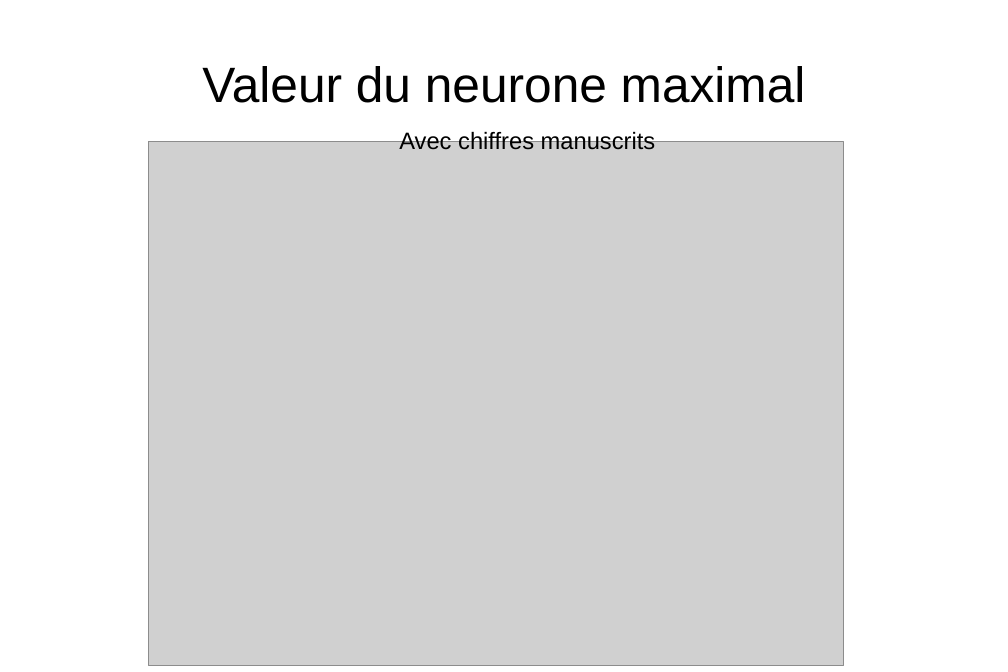
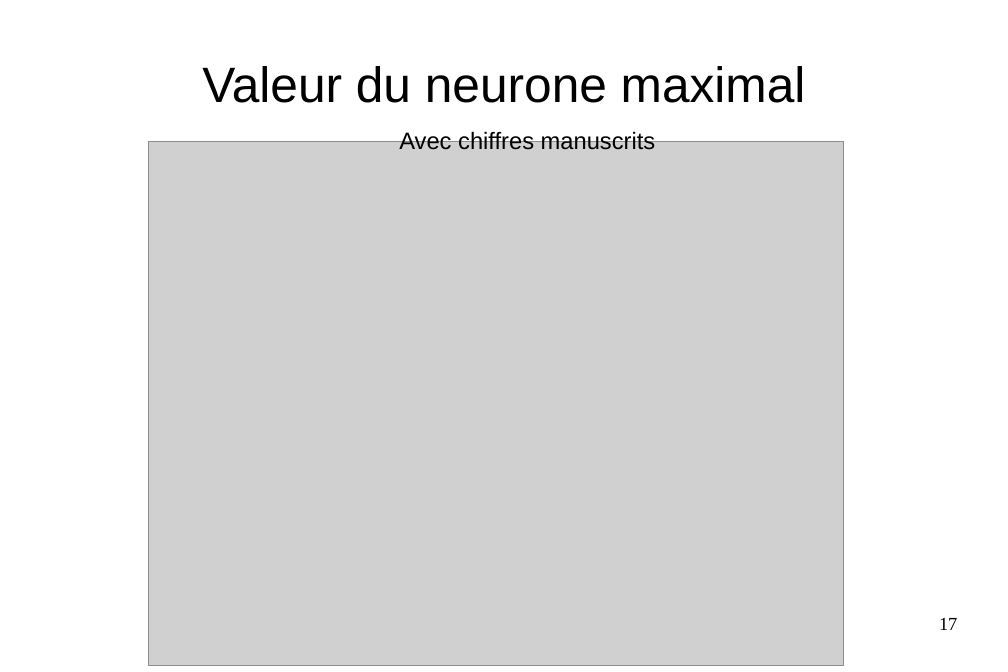
Before and after one commit to matthieu637/anne, a slide deck: slide 17 of exp/pre-presentation/pre-presentation.odp. Drawn at 1008x672 pixels with LibreOffice and Linux fonts; fonts in the diff are those of the drawing; grey boxes stand for pictures. Boxes give left, top, right and bottom in pixels: in the first picture for what was removed or moved away, otherwise in the second. Text is boxed around its words. In the diff, an @@ line names an element or a change of style, - is before the commit and + after.

```diff
--- a/exp/pre-presentation/pre-presentation.odp
+++ b/exp/pre-presentation/pre-presentation.odp
@@ page number added at <box>939,618,957,630</box>, 14 pt, text #000000 @@
+17
```
Also in this commit, not shown: 31 other slides changed, 3 other files.
